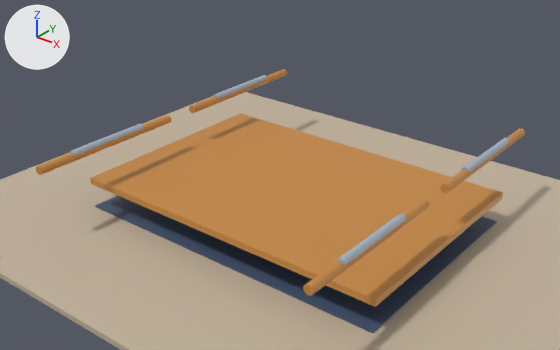
The glTF model tools/bim_generator/generated_models/floating_amphibious_structure/stage_05_beams.glb: old version first, new version second.
Rendered twice from a 50 mm lens placed at (7.69, -9.98, 7.11), pointed at (-0.07, -0.28, 1.09). Every picture has the same lights, and +X, +Y and +Z are marked at upper left. The older version comes first. Where no turn or scale is listed for an object, it has been applied to the vertices.

Objects in the first picture: 'geometry_0', 'geometry_10', 'geometry_13', 'geometry_14', 'geometry_15', 'geometry_16', 'geometry_17', 'geometry_18', 'geometry_5' and 2 more.
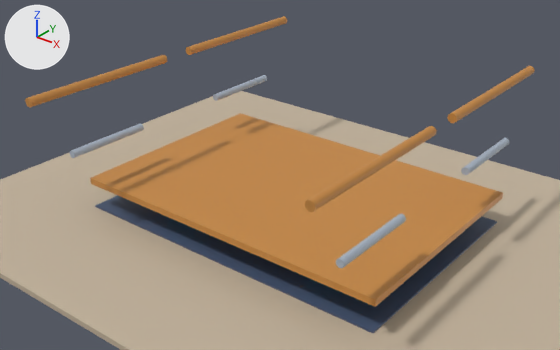
The newer file is also turned or shifted as a whole; pictures and numbers use the older file's frame.

Boxes [x1, y1, x2, y2] around the edits, measured in the pictures (560 x 350 px):
'geometry_17', moved: before [303, 199, 430, 296]; after [305, 126, 437, 212]
'geometry_18', moved: before [36, 115, 171, 175]; after [25, 55, 167, 107]
'geometry_16', moved: before [440, 128, 525, 193]; after [447, 66, 535, 123]
'geometry_15', moved: before [189, 69, 287, 113]; after [186, 16, 287, 55]

What the commit changed:
me_geometry_15 is used by ob_geometry_15; location (0.0, 0.0, 0.0).
me_geometry_15 had 34 vertices, 64 faces and spanned x -2.9..-2.74, y 0.32..3.32, z 1.42..1.58.
me_geometry_15 now has 34 vertices, 64 faces and spans x -2.9..-2.74, y 0.32..3.32, z 2.62..2.79.
me_geometry_15 part 1: the whole mesh is moved by (0.0, 0.0, 1.21).
me_geometry_16 is used by ob_geometry_16; location (0.0, 0.0, 0.0).
me_geometry_16 had 34 vertices, 64 faces and spanned x 2.74..2.9, y 0.32..3.32, z 1.42..1.58.
me_geometry_16 now has 34 vertices, 64 faces and spans x 2.74..2.9, y 0.32..3.32, z 2.62..2.79.
me_geometry_16 part 2: the whole mesh is moved by (0.0, 0.0, 1.21).
me_geometry_17 is used by ob_geometry_17; location (0.0, 0.0, 0.0).
me_geometry_17 had 34 vertices, 64 faces and spanned x 2.74..2.9, y -3.32..-0.32, z 1.42..1.58.
me_geometry_17 now has 34 vertices, 64 faces and spans x 2.74..2.9, y -3.32..-0.32, z 2.62..2.79.
me_geometry_17 part 3: the whole mesh is moved by (0.0, 0.0, 1.21).
me_geometry_18 is used by ob_geometry_18; location (0.0, 0.0, 0.0).
me_geometry_18 had 34 vertices, 64 faces and spanned x -2.9..-2.74, y -3.32..-0.32, z 1.42..1.58.
me_geometry_18 now has 34 vertices, 64 faces and spans x -2.9..-2.74, y -3.32..-0.32, z 2.62..2.79.
me_geometry_18 part 4: the whole mesh is moved by (0.0, 0.0, 1.21).
